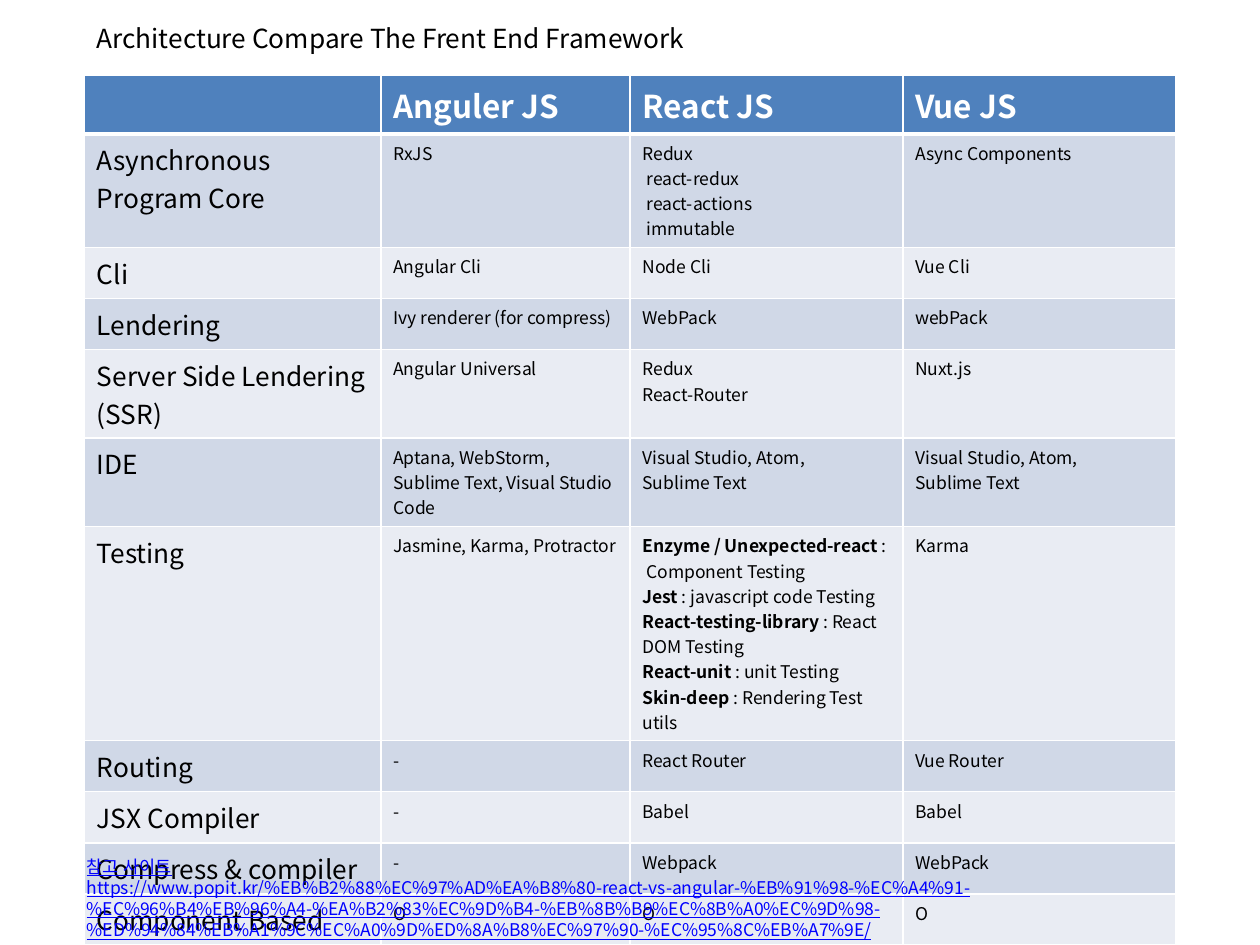
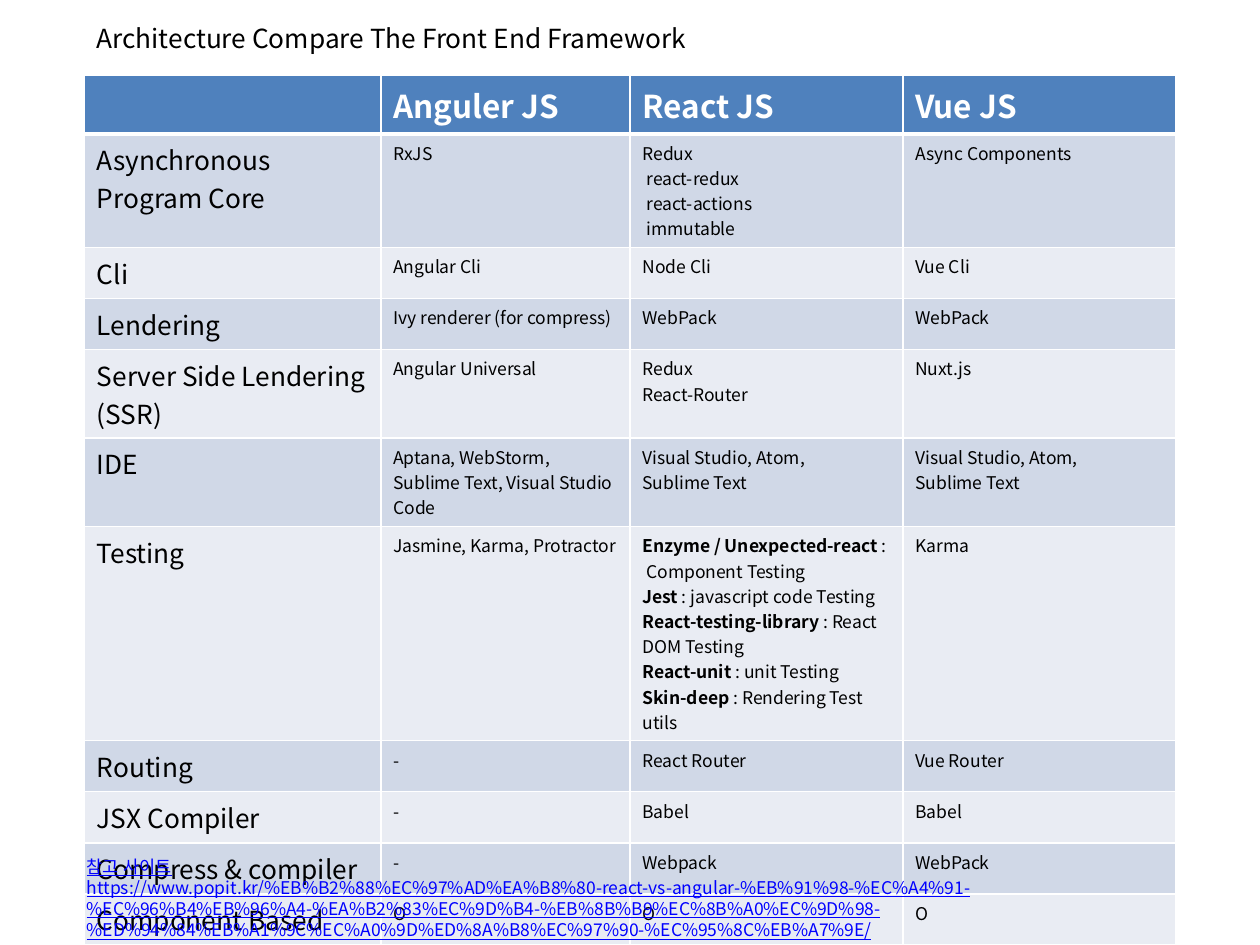
Before and after one commit to zipdrv85/vueStudy, a slide deck: slide 5 of doc/2주차 스터디 vue react anguler.pptx. Drawn at 1260x945 pixels with LibreOffice and Linux fonts; fonts in the diff are those of the drawing; background and template pictures are left out. Boxes give left, top, right and bottom in pixels: in the first picture for what was removed or moved away, otherwise in the second. Text is boxed around its words. In the diff, an @@ line names an element or a change of style, - is before the commit and + after.

```diff
--- a/doc/2주차 스터디 vue react anguler.pptx
+++ b/doc/2주차 스터디 vue react anguler.pptx
@@ text at [97, 27, 686, 54]: text changed @@
-Architecture Compare The Frent End Framework
+Architecture Compare The Front End Framework
@@ table at [84, 76, 1177, 941] @@
-row 4, column 4: webPack
+row 4, column 4: WebPack
```
Also in this commit, not shown: 4 other slides changed, 2 other files.
